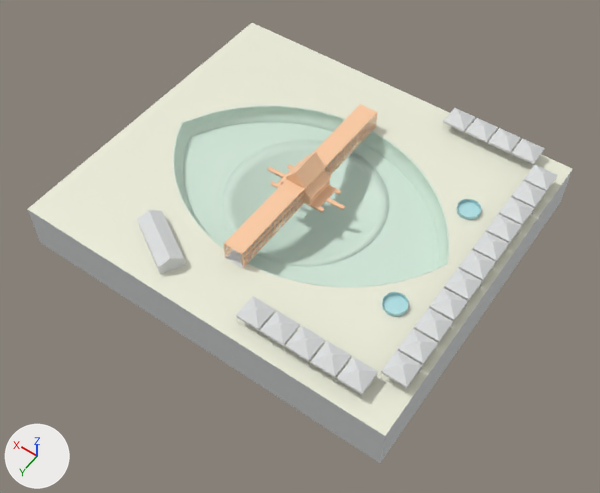
The COLLADA model assets/common/transdec/transdec.dae, before and after one commit.
The view is the same before and after, from a 50 mm camera at (-90.8, 129.8, 180.7) aimed at (-5.0, 9.6, -8.2). The lights are fixed; the arrows at lower left show +X, +Y and +Z.

Script lines for the objects in view, before the commit:
```python
ob_bridge_2_closed_end = bpy.data.objects.new('bridge_2_closed_end', me_mesh_6_lpattern3_15__face_005)
ob_bridge_2_closed_end.location = (0.0, 0.0, -7.3)
ob_bridge_frame_2 = bpy.data.objects.new('bridge_frame_2', me_mesh_6_lpattern3_15__face_001)
ob_bridge_frame_2.location = (0.0, 0.0, -7.3)
ob_bridge_roof_2 = bpy.data.objects.new('bridge_roof_2', me_mesh_6_lpattern3_15__face_011)
ob_bridge_roof_2.location = (0.0, 0.0, -7.3)
ob_bridge_walkway = bpy.data.objects.new('bridge_walkway', me_mesh_8_cut_extrude9_001)
ob_bridge_walkway.location = (0.0, 0.0, -7.3)
ob_canopies = bpy.data.objects.new('canopies', me_mesh_10_lpattern3_8__face)
ob_canopies.location = (0.0, 0.0, -7.3)
ob_pool = bpy.data.objects.new('pool', me_mesh_3_cut_extrude15_1__face)
ob_pool.location = (0.0, 0.0, -7.3)
ob_ring_pool_1 = bpy.data.objects.new('ring_pool_1', me_mesh_12_boss_extrude17)
ob_ring_pool_1.location = (0.0, 0.0, -7.3)
ob_ring_pool_2 = bpy.data.objects.new('ring_pool_2', me_mesh_12_boss_extrude17_001)
ob_ring_pool_2.location = (0.0, 0.0, -7.3)
ob_tent = bpy.data.objects.new('tent', me_mesh_10_lpattern3_8__face_001)
ob_tent.location = (0.0, 0.0, -7.3)
# also in view: 'bridge_roof_1' at (0.0, -18.7, 10.9); 'bridge_building' at (0.0, 0.0, 10.4)
```
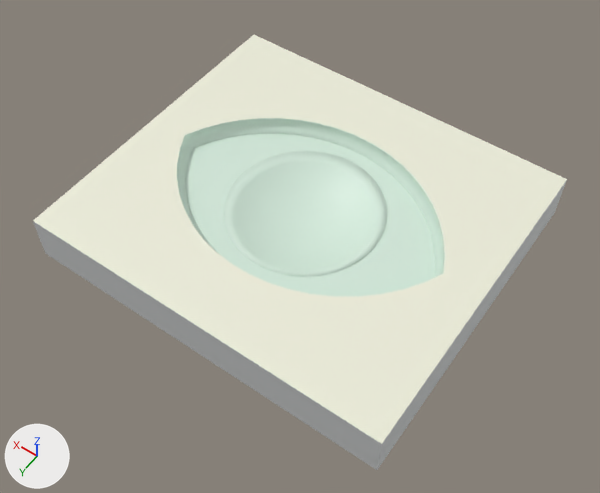
Boxes (x1, y1, x2, y2) around the edits, measured in the pictures (600 x 493 px):
'pool', moved, rescaled
    before: (27, 23, 573, 463)
    after: (33, 35, 567, 470)
'canopies', deleted
    before: (236, 108, 557, 397)
'bridge_roof_2', deleted (beige)
    before: (224, 179, 304, 254)
'tent', deleted
    before: (137, 210, 185, 274)
'bridge_roof_1', deleted (beige)
    before: (313, 104, 377, 167)
'bridge_building', deleted (beige)
    before: (280, 152, 331, 205)
'bridge_frame_2', deleted (beige)
    before: (224, 191, 304, 268)
'ring_pool_2', deleted (cyan)
    before: (382, 292, 409, 317)
'bridge_frame_1', deleted (beige)
    before: (325, 113, 377, 176)
'dock_top', deleted (beige)
    before: (267, 164, 345, 212)
'bridge_walkway', deleted
    before: (226, 123, 374, 268)
'ring_pool_1', deleted (cyan)
    before: (456, 199, 481, 220)
'dock_bottom', deleted
    before: (268, 167, 341, 212)
'bridge_2_closed_end', deleted
    before: (285, 177, 305, 202)

The change, as a list of edits to the scene's bpy script:
```text
Remove ob_tent:
    ob_tent = bpy.data.objects.new('tent', me_mesh_10_lpattern3_8__face_001)
    ob_tent.location = (0.0, 0.0, -7.3)
Remove ob_ring_pool_2:
    ob_ring_pool_2 = bpy.data.objects.new('ring_pool_2', me_mesh_12_boss_extrude17_001)
    ob_ring_pool_2.location = (0.0, 0.0, -7.3)
Remove ob_ring_pool_1:
    ob_ring_pool_1 = bpy.data.objects.new('ring_pool_1', me_mesh_12_boss_extrude17)
    ob_ring_pool_1.location = (0.0, 0.0, -7.3)
Remove ob_canopies:
    ob_canopies = bpy.data.objects.new('canopies', me_mesh_10_lpattern3_8__face)
    ob_canopies.location = (0.0, 0.0, -7.3)
Remove ob_bridge_walkway:
    ob_bridge_walkway = bpy.data.objects.new('bridge_walkway', me_mesh_8_cut_extrude9_001)
    ob_bridge_walkway.location = (0.0, 0.0, -7.3)
Remove ob_bridge_2_closed_end:
    ob_bridge_2_closed_end = bpy.data.objects.new('bridge_2_closed_end', me_mesh_6_lpattern3_15__face_005)
    ob_bridge_2_closed_end.location = (0.0, 0.0, -7.3)
Remove ob_bridge_frame_2:
    ob_bridge_frame_2 = bpy.data.objects.new('bridge_frame_2', me_mesh_6_lpattern3_15__face_001)
    ob_bridge_frame_2.location = (0.0, 0.0, -7.3)
Remove ob_bridge_roof_2:
    ob_bridge_roof_2 = bpy.data.objects.new('bridge_roof_2', me_mesh_6_lpattern3_15__face_011)
    ob_bridge_roof_2.location = (0.0, 0.0, -7.3)
Remove ob_bridge_roof_1:
    ob_bridge_roof_1 = bpy.data.objects.new('bridge_roof_1', me_mesh_6_lpattern3_15__face_012)
    ob_bridge_roof_1.location = (0.0, 0.0, -7.3)
Remove ob_bridge_frame_1:
    ob_bridge_frame_1 = bpy.data.objects.new('bridge_frame_1', me_mesh_6_lpattern3_15__face_008)
    ob_bridge_frame_1.location = (0.0, 0.0, -7.3)
Remove ob_bridge_building:
    ob_bridge_building = bpy.data.objects.new('bridge_building', me_mesh_6_lpattern3_15__face_004)
    ob_bridge_building.location = (0.0, 0.0, -7.3)
Remove ob_dock_bottom:
    ob_dock_bottom = bpy.data.objects.new('dock_bottom', me_mesh_6_lpattern3_15__face_007)
    ob_dock_bottom.location = (0.0, 0.0, -7.3)
Remove ob_dock_top:
    ob_dock_top = bpy.data.objects.new('dock_top', me_mesh_6_lpattern3_15__face_006)
    ob_dock_top.location = (0.0, 0.0, -7.3)
Remove ob_dock_columns:
    ob_dock_columns = bpy.data.objects.new('dock_columns', me_mesh_6_lpattern3_15__face_002)
    ob_dock_columns.location = (0.0, 0.0, -7.3)
Change ob_pool:
    ob_pool.location: (0.0, 0.0, -7.3) -> (0.0, 0.0, -12.1)
    ob_pool.scale: (1.0, 1.0, 1.0) -> (0.992, 1.0, 1.0)
```
